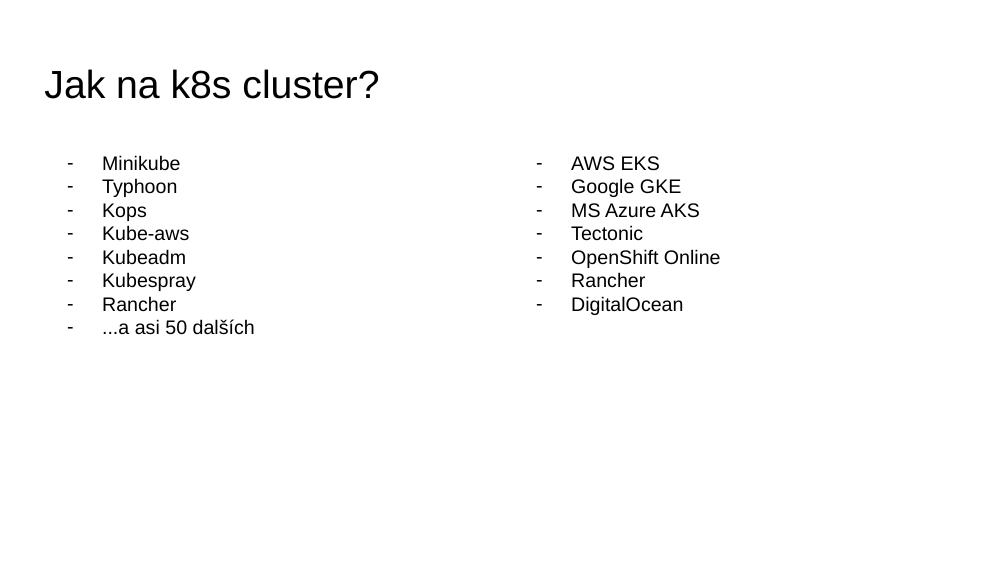
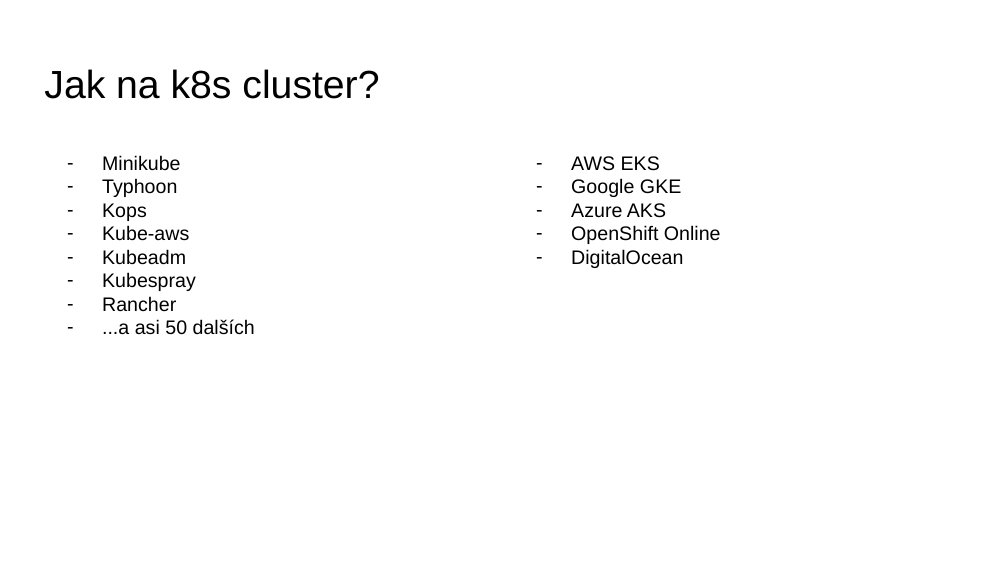
Before and after one commit to sqn-sources/kubernetes-workshop, a slide deck: slide 8 of k8s školení.pptx (slide 7 before the commit). Drawn at 1008x567 pixels with LibreOffice and Linux fonts; fonts in the diff are those of the drawing; background and template pictures are left out. Boxes give left, top, right and bottom in pixels: in the first picture for what was removed or moved away, otherwise in the second. Text is boxed around its words. In the diff, an @@ line names an element or a change of style, - is before the commit and + after.

```diff
--- a/k8s školení.pptx
+++ b/k8s školení.pptx
@@ text at [571,203,666,218]: text changed @@
-– MS Azure AKS
-– Tectonic
+– Azure AKS
@@ text at [571,272,645,288]: paragraph removed @@
-– Rancher
```
Also in this commit, not shown: 2 other slides changed, 7 slides added, 13 slides removed.
